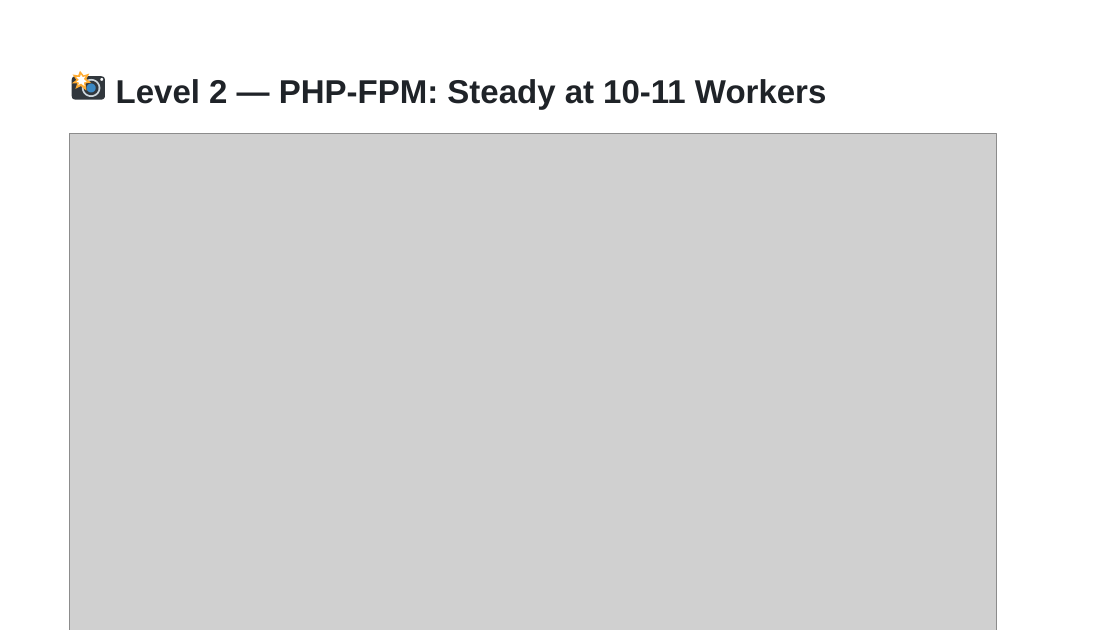
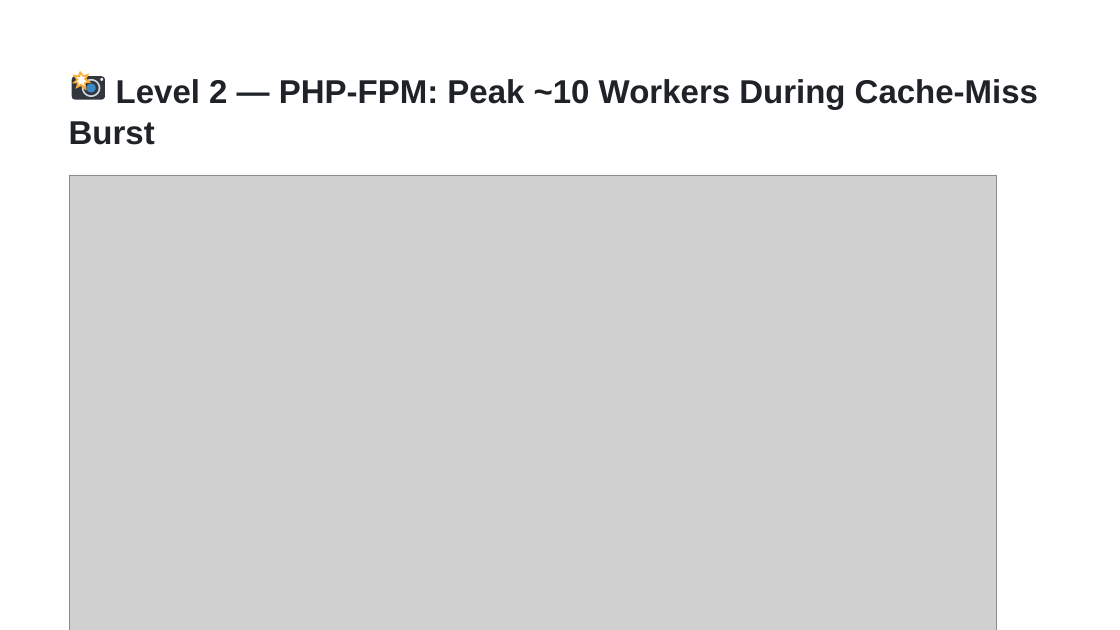
Before and after one commit to NedkoHristov/WordPress-Europe-2026, a slide deck: slide 32 of SLIDES-RICH-editable.pptx (slide 31 before the commit). Drawn at 1120x630 pixels with LibreOffice and Linux fonts; fonts in the diff are those of the drawing; grey boxes stand for pictures. Boxes give left, top, right and bottom in pixels: in the first picture for what was removed or moved away, otherwise in the second. Text is boxed around its words. In the diff, an @@ line names an element or a change of style, - is before the commit and + after.

```diff
--- a/SLIDES-RICH-editable.pptx
+++ b/SLIDES-RICH-editable.pptx
@@ text at [116,79,1038,110]: text changed @@
-Level 2 — PHP-FPM: Steady at 10-11 Workers
+Level 2 — PHP-FPM: Peak ~10 Workers During Cache-Miss
@@ text added at [69,121,155,145], 28.3 pt, text #1F2328, bold @@
+Burst
@@ picture: place and size @@
-picture at [69,134,996,630]
+picture at [69,175,996,630]
```
Also in this commit, not shown: 14 other slides changed, 11 slides added, 10 slides removed, 37 other files.
